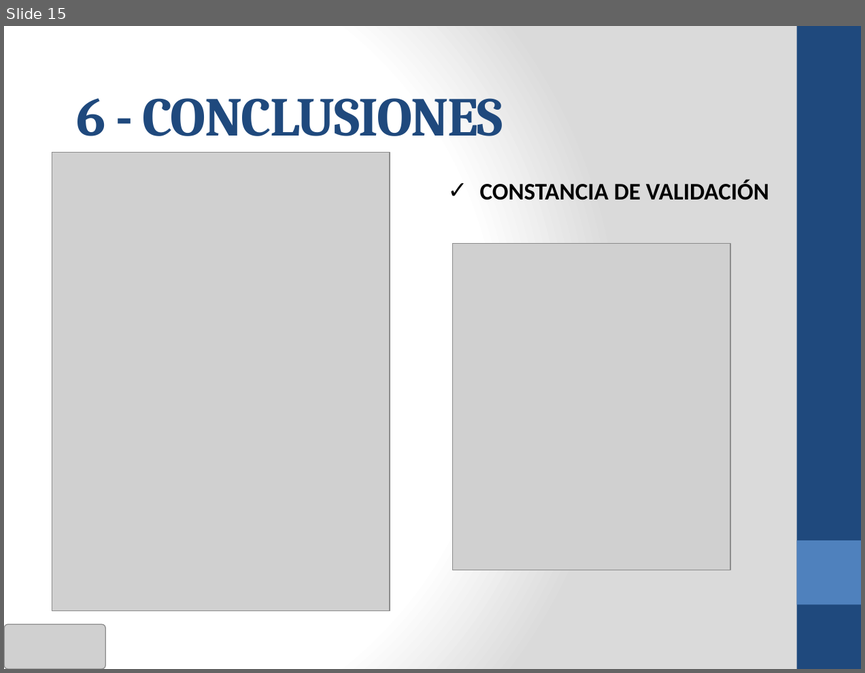
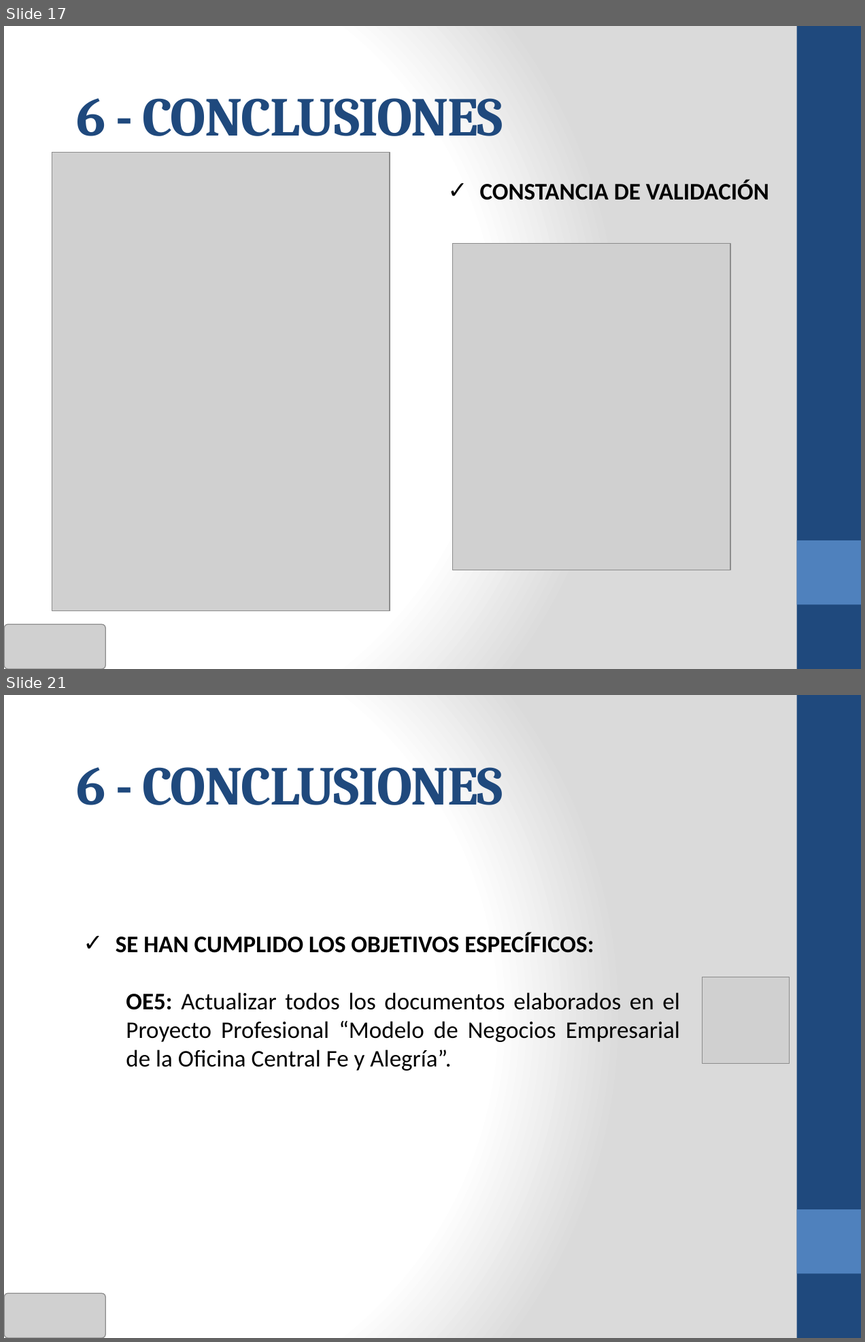
Before and after one commit to cms/proyecto-fya, a slide deck: Presentacion Final Ciclo 2011-02/ANOCFAP-[Presentación Final v2.0].pptx. Shown one above the other, each under a label of ours: slide 15 before the commit, slides 17 and 21 after it; the slides between them are not shown. The pictures are 865x673 and 865x1342 pixels, drawn with LibreOffice and Linux fonts; fonts in the diff are those of the drawing; grey boxes stand for pictures. Boxes give left, top, right and bottom in pixels: in the first picture for what was removed or moved away, otherwise in the second. Text is boxed around its words. In the diff, an @@ line names an element or a change of style, - is before the commit and + after.

```diff
--- a/Presentacion Final Ciclo 2011-02/ANOCFAP-[Presentación Final v2.0].pptx
+++ b/Presentacion Final Ciclo 2011-02/ANOCFAP-[Presentación Final v2.0].pptx
@@ slide 21 added at box(4, 695, 861, 1338), background gradient #FFFFFF to #DADADA; not listed: 2 template elements that a slide beside it also shows @@
@@ text added at box(77, 767, 503, 805), 46 pt, text #1F497D, bold @@
+6 - CONCLUSIONES
@@ text added at box(116, 932, 680, 1070), 20 pt, text #000000 @@
+✓ SE HAN CUMPLIDO LOS OBJETIVOS ESPECÍFICOS:
+  OE5: Actualizar todos los documentos elaborados en el Proyecto Profesional “Modelo de Negocios Empresarial de la Oficina Central Fe y Alegría”.
@@ picture added at box(702, 977, 789, 1064) @@
@@ picture added at box(4, 1293, 105, 1338) @@
@@ what was slide 15 is now slide 17 @@
```
Also in this commit, not shown: 7 slides changed, 7 other slides added, 1 slide removed, 1 other file.
